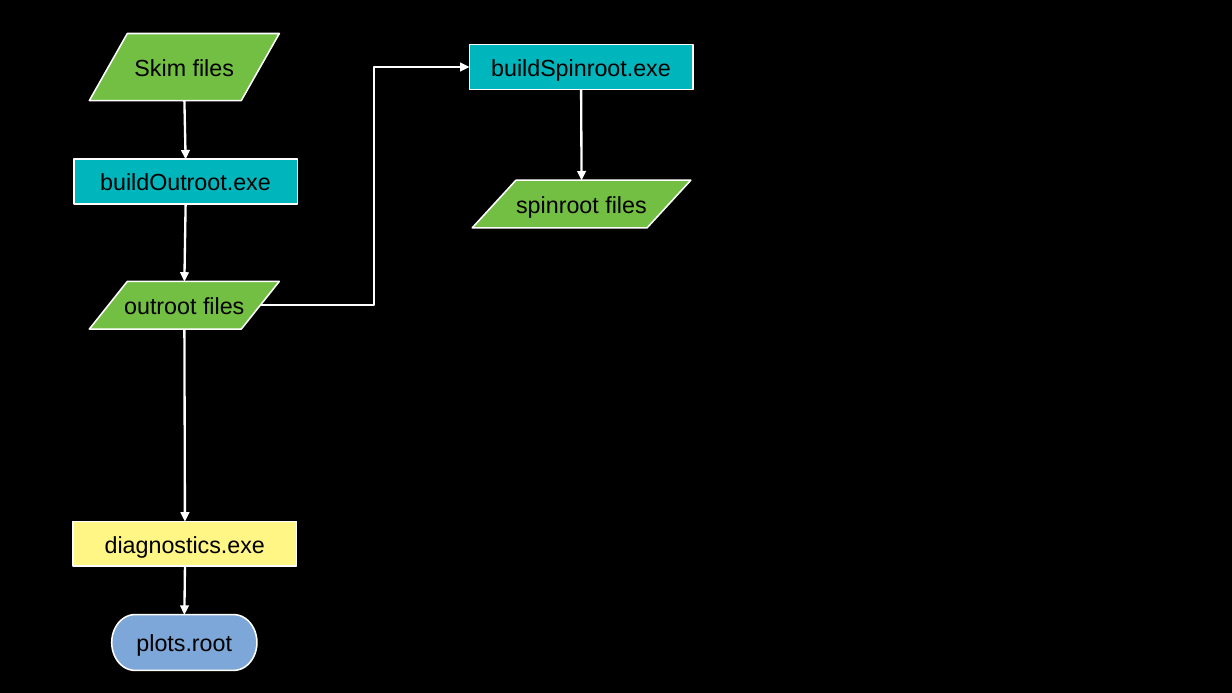
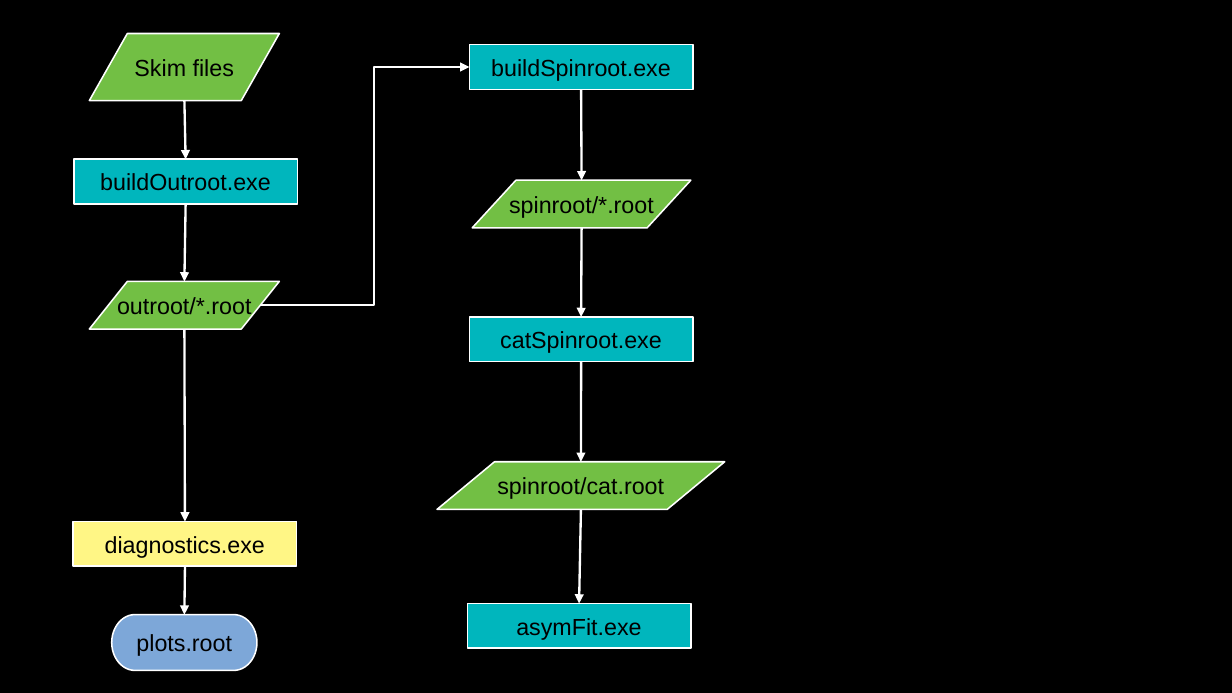
Before and after one commit to c-dilks/dihbsa, a slide deck: slide 1 of flow.odp. Drawn at 1232x693 pixels with LibreOffice and Linux fonts; fonts in the diff are those of the drawing. Boxes give left, top, right and bottom in pixels: in the first picture for what was removed or moved away, otherwise in the second. Text is boxed around its words. In the diff, an @@ line names an element or a change of style, - is before the commit and + after.

Commit message:
writing spinroot concatenator; almost works...

```diff
--- a/flow.odp
+++ b/flow.odp
@@ text in flow chart input output at (509,196,654,218): text changed @@
-spinroot files
+spinroot/*.root
@@ arrow added from (581, 228) to (581, 318), #FFFFFF 1.5 pt @@
@@ text in flow chart input output at (117,297,251,319): text changed @@
-outroot files
+outroot/*.root
@@ rectangle added at (470,318,693,362), fill #00B6BD, outline #FFFFFF 0.99 pt, 15 pt, text #000000 @@
+catSpinroot.exe
@@ arrow added from (581, 362) to (581, 462), #FFFFFF 1.5 pt @@
@@ flow chart input output added at (437,462,724,510), fill #72BF44, outline #FFFFFF 0.99 pt, 15 pt, text #000000 @@
+spinroot/cat.root
@@ arrow added from (581, 510) to (579, 604), #FFFFFF 1.5 pt @@
@@ rectangle added at (467,604,691,648), fill #00B6BD, outline #FFFFFF 0.99 pt, 15 pt, text #000000 @@
+asymFit.exe
```
Also in this commit, not shown: 8 other files.
